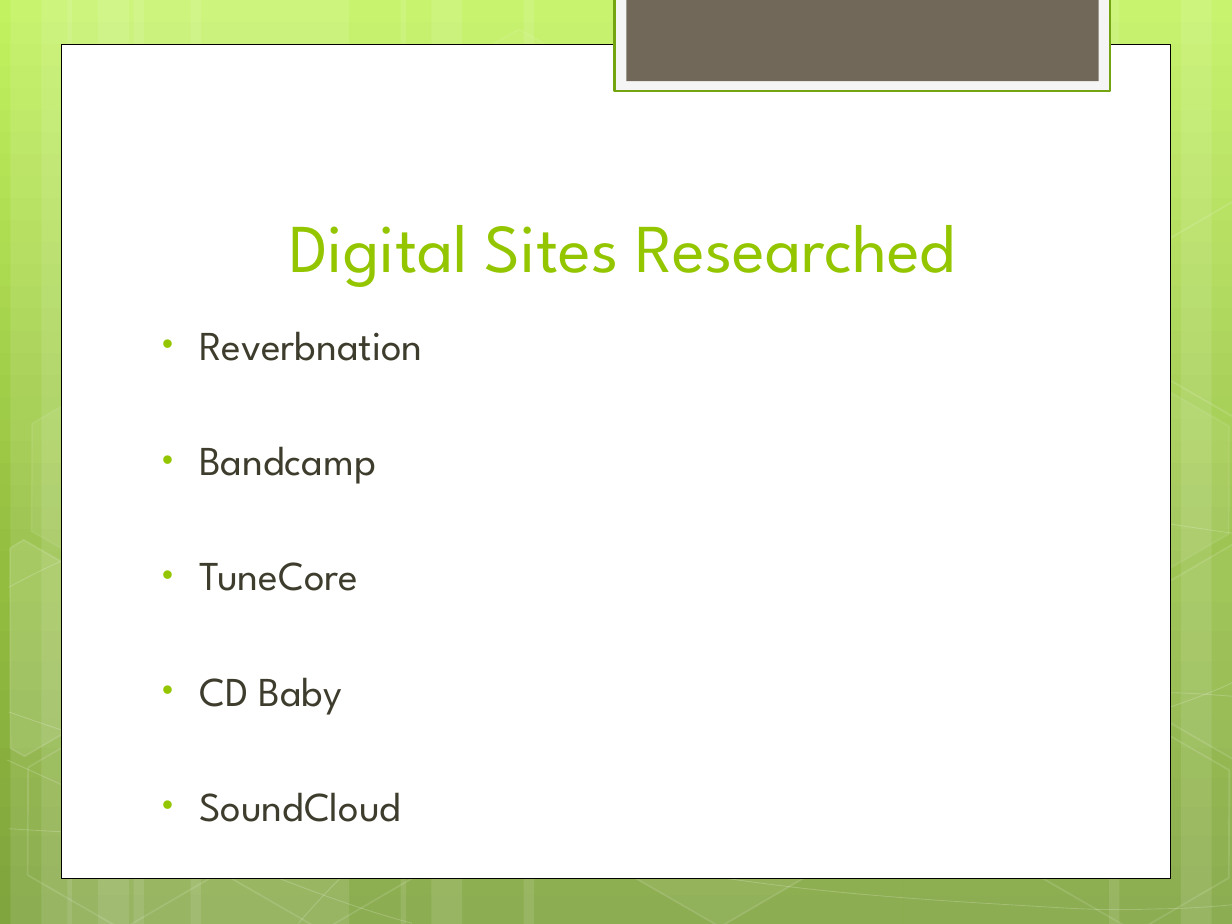
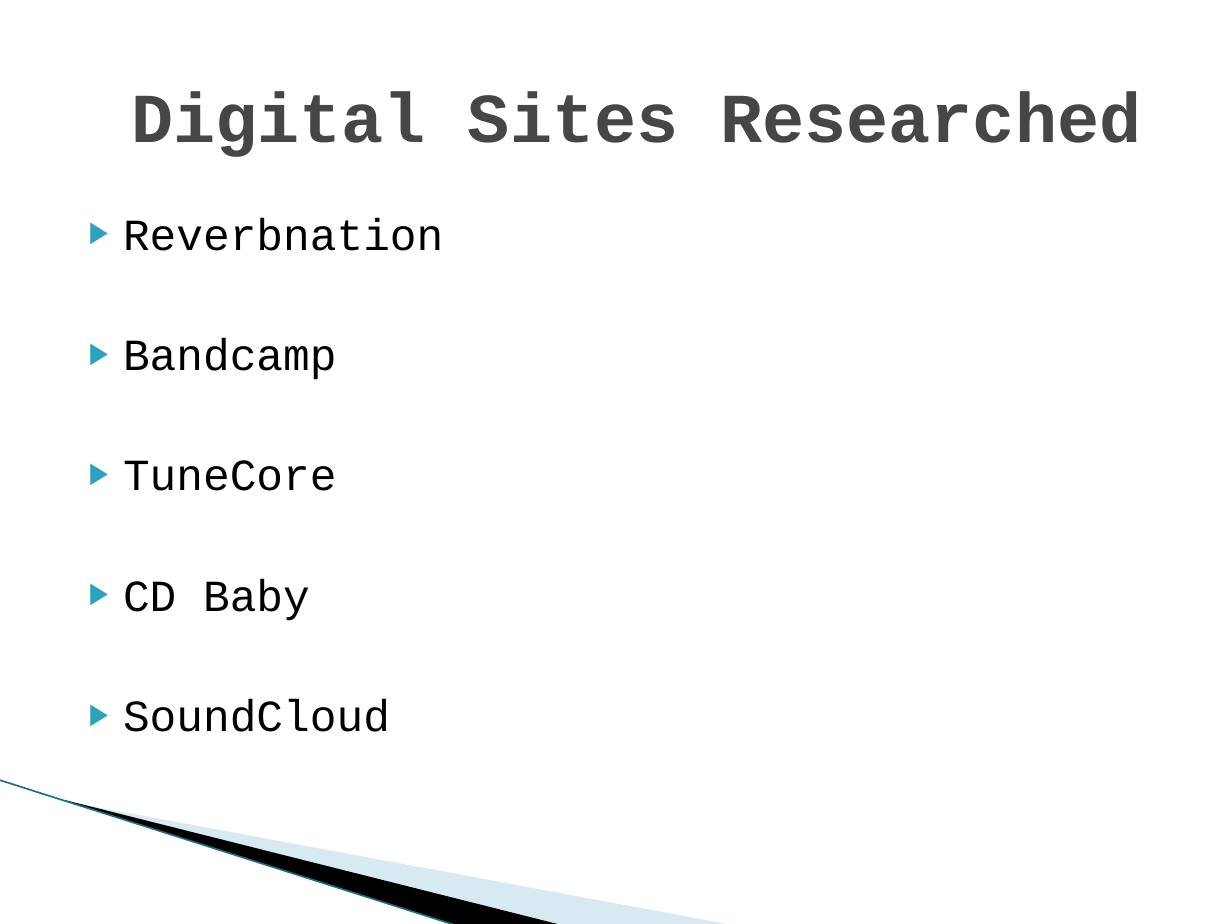
Before and after one commit to dmrod01/musicdistrotrends, a slide deck: slide 4 of Rodriguez_M_Final_Presentation.pptx. Drawn at 1232x924 pixels with LibreOffice and Linux fonts; fonts in the diff are those of the drawing; background and template pictures are left out. Boxes give left, top, right and bottom in pixels: in the first picture for what was removed or moved away, otherwise in the second. Text is boxed around its words. In the diff, an @@ line names an element or a change of style, - is before the commit and + after.

```diff
--- a/Rodriguez_M_Final_Presentation.pptx
+++ b/Rodriguez_M_Final_Presentation.pptx
@@ background gradient #C3F35F to #93BF3F to #81A53E to #FFFFFF @@
@@ rectangle removed at box(615, 0, 1110, 91) @@
@@ rectangle removed at box(626, 0, 1098, 81) @@
@@ title "Digital Sites Researched": place and size @@
-title "Digital Sites Researched" at box(289, 225, 955, 287)
+title "Digital Sites Researched" at box(131, 91, 1141, 157)
@@ title "Digital Sites Researched" at box(131, 91, 1141, 157): size 40 to 41 pt, font League Spartan to Courier New, text colour #94C600 to #464646, bold on; vertical alignment bottom to middle @@
@@ rectangle removed at box(62, 44, 1170, 877) @@
@@ group removed at box(0, 0, 1232, 924): 12 rectangles, 8 hexagons, 7 freeform shapes @@
@@ text "Reverbnation": place and size @@
-text "Reverbnation" at box(199, 331, 422, 822)
+text "Reverbnation" at box(123, 218, 443, 732)
@@ text "Reverbnation" at box(123, 218, 443, 732): size 24.1 to 26 pt, font League Spartan to Courier New, text colour #3E3D2D to #000000; bullet • to ▶; bullet colour #94C600 to #2DA2BF @@
@@ line added from (0, 780) to (457, 924), #97C5D8 0.95 pt @@
@@ freeform shape: place and size @@
-freeform shape at box(7, 760, 413, 923)
+freeform shape at box(65, 800, 563, 924)
@@ freeform shape at box(65, 800, 563, 924): fill none to #000000; outline #FFFFFF 0.5 pt to none @@
@@ freeform shape added at box(68, 801, 733, 924), fill #A0CBDC at 40% opacity @@
```
Also in this commit, not shown: 5 other slides changed, 12 slides added.
